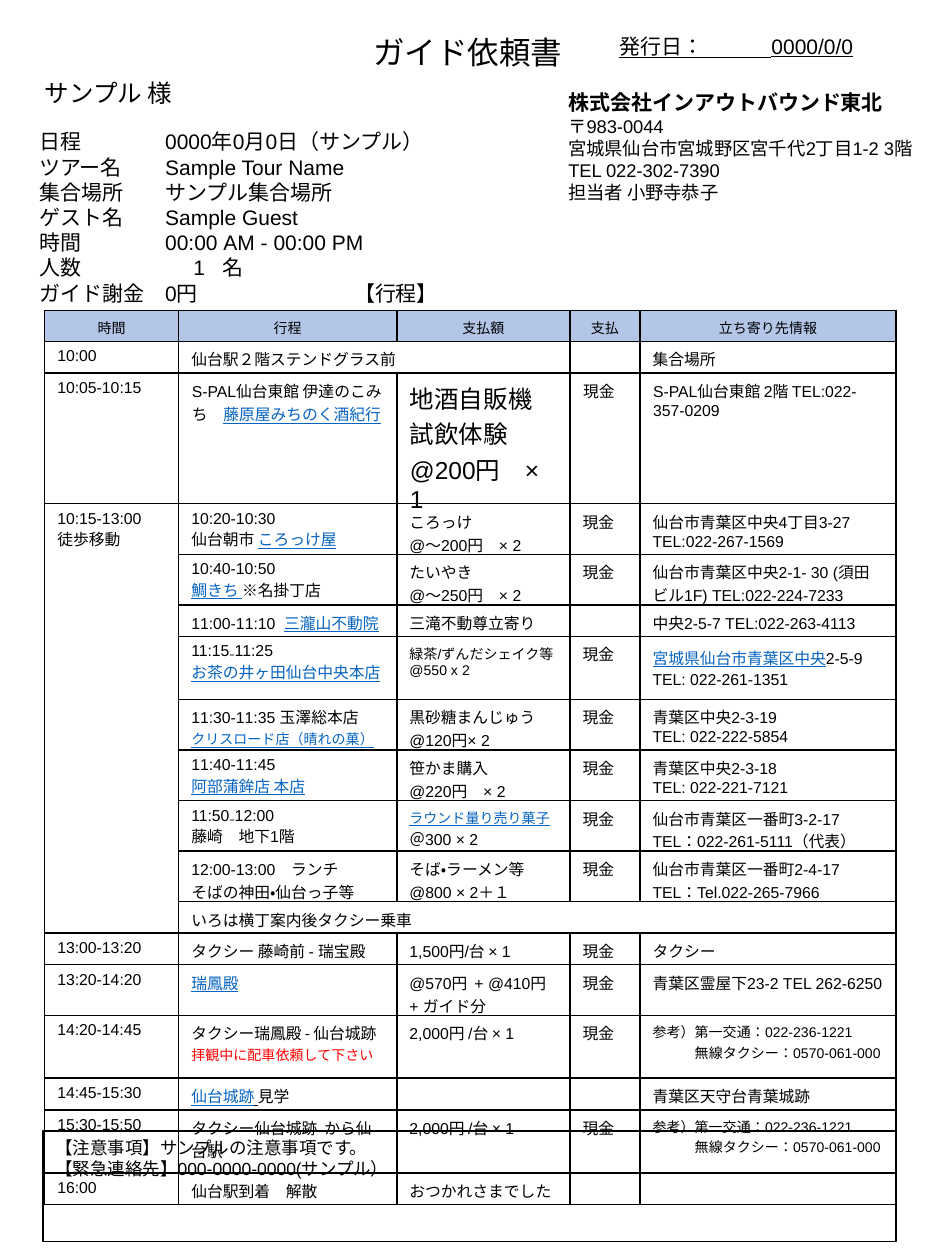
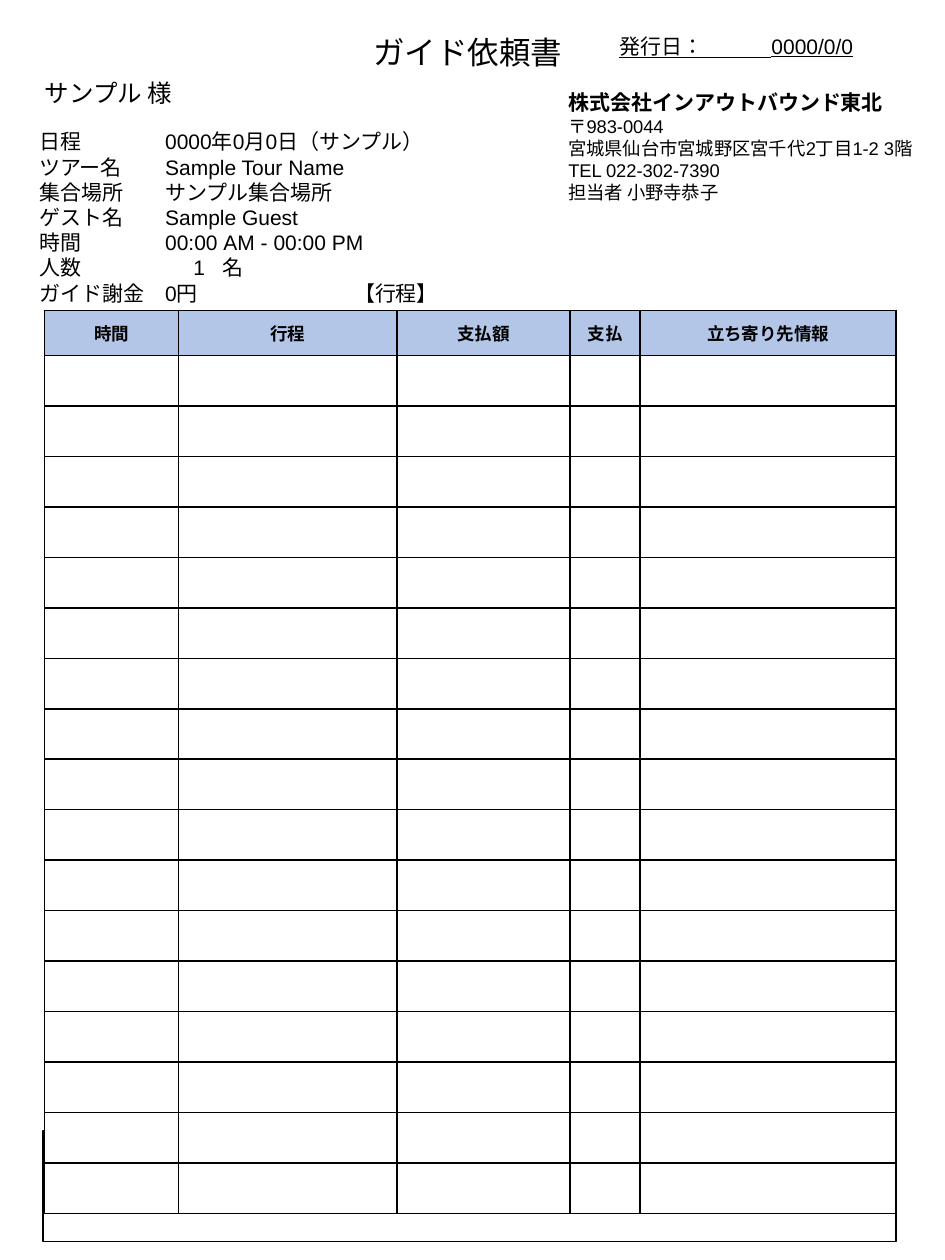
Before and after one commit to derasann/tour_reply, a slide deck: slide 1 of templates/guide_request_template.pptx. Drawn at 945x1260 pixels with LibreOffice and Linux fonts; fonts in the diff are those of the drawing. Boxes give left, top, right and bottom in pixels: in the first picture for what was removed or moved away, otherwise in the second. Text is boxed around its words. In the diff, an @@ line names an element or a change of style, - is before the commit and + after.

```diff
--- a/templates/guide_request_template.pptx
+++ b/templates/guide_request_template.pptx
@@ table at <box>44,310,895,1058</box> @@
-row 2: 10:00 | 仙台駅２階ステンドグラス前 |  |  | 集合場所
+row 2:  |  |  |  | 
-row 3: 10:05-10:15 | S-PAL仙台東館 伊達のこみち 藤原屋みちのく酒紀行 | 地酒自販機試飲体験 @200円 × 1 | 現金 | S-PAL仙台東館 2階 TEL:022-357-0209
+row 3:  |  |  |  | 
-row 4: 10:15-13:00 / 徒歩移動 | 10:20-10:30 / 仙台朝市 ころっけ屋 | ころっけ / @〜200円 × 2 | 現金 | 仙台市青葉区中央4丁目3-27 / TEL:022-267-1569
+row 4:  |  |  |  | 
-row 5:  | 10:40-10:50 / 鯛きち ※名掛丁店 | たいやき / @〜250円 × 2 | 現金 | 仙台市青葉区中央2-1- 30 (須田ビル1F) TEL:022-224-7233
+row 5:  |  |  |  | 
-row 6:  | 11:00-11:10 三瀧山不動院 | 三滝不動尊立寄り |  | 中央2-5-7 TEL:022-263-4113
+row 6:  |  |  |  | 
-row 7:  | 11:15₋11:25 / お茶の井ヶ田仙台中央本店 | 緑茶/ずんだシェイク等 / @550 x 2 | 現金 | 宮城県仙台市青葉区中央2-5-9 TEL: 022-261-1351
+row 7:  |  |  |  | 
-row 8:  | 11:30-11:35 玉澤総本店 / クリスロード店（晴れの菓） | 黒砂糖まんじゅう / @120円× 2 | 現金 | 青葉区中央2-3-19 / TEL: 022-222-5854
+row 8:  |  |  |  | 
-row 9:  | 11:40-11:45 / 阿部蒲鉾店 本店 | 笹かま購入 / @220円 × 2 | 現金 | 青葉区中央2-3-18 / TEL: 022-221-7121
+row 9:  |  |  |  | 
-row 10:  | 11:50₋12:00 / 藤崎 地下1階 | ラウンド量り売り菓子 / ＠300 × 2 | 現金 | 仙台市青葉区一番町3-2-17 / TEL：022-261-5111（代表）
+row 10:  |  |  |  | 
-row 11:  | 12:00-13:00 ランチ / そばの神田・仙台っ子等 | そば・ラーメン等 / @800 × 2＋１ | 現金 | 仙台市青葉区一番町2-4-17 / TEL：Tel.022-265-7966
+row 11:  |  |  |  | 
-row 12, column 2: いろは横丁案内後タクシー乗車
+row 12, column 2: 
-row 13: 13:00-13:20 | タクシー 藤崎前 - 瑞宝殿 | 1,500円/台 × 1 | 現金 | タクシー
+row 13:  |  |  |  | 
-row 14: 13:20-14:20 | 瑞鳳殿 | @570円 + @410円 + ガイド分 | 現金 | 青葉区霊屋下23-2 TEL 262-6250
+row 14:  |  |  |  | 
-row 15: 14:20-14:45 | タクシー瑞鳳殿 - 仙台城跡 / 拝観中に配車依頼して下さい | 2,000円 /台 × 1 | 現金 | 参考）第一交通：022-236-1221 無線タクシー：0570-061-000
+row 15:  |  |  |  | 
-row 16: 14:45-15:30 | 仙台城跡 見学 |  |  | 青葉区天守台青葉城跡
+row 16:  |  |  |  | 
-row 17: 15:30-15:50 | タクシー仙台城跡 から仙台駅 | 2,000円 /台 × 1 | 現金 | 参考）第一交通：022-236-1221 無線タクシー：0570-061-000
+row 17:  |  |  |  | 
-row 18: 16:00 | 仙台駅到着 解散 | おつかれさまでした |  | 
+row 18:  |  |  |  | 
@@ fill none to #FFFFFF in 67 cells @@
@@ size 8 to 10 pt, bold on @@
```
Also in this commit, not shown: 7 other files.
